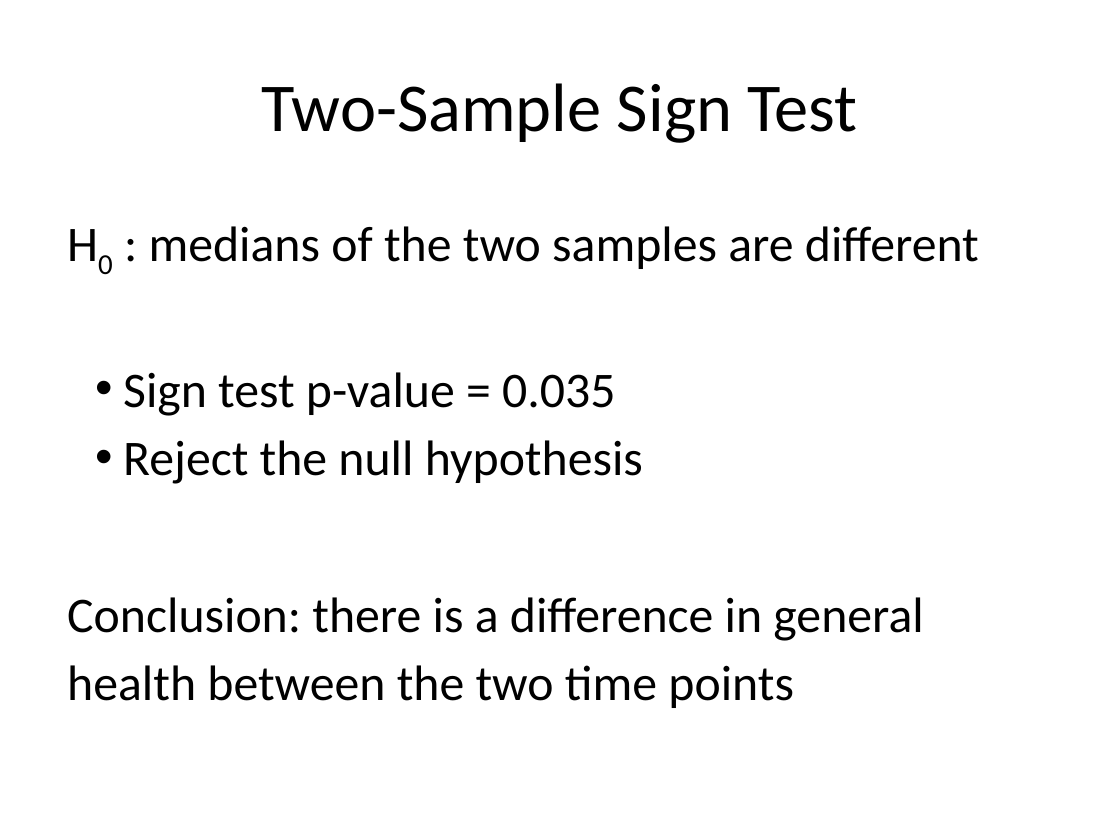
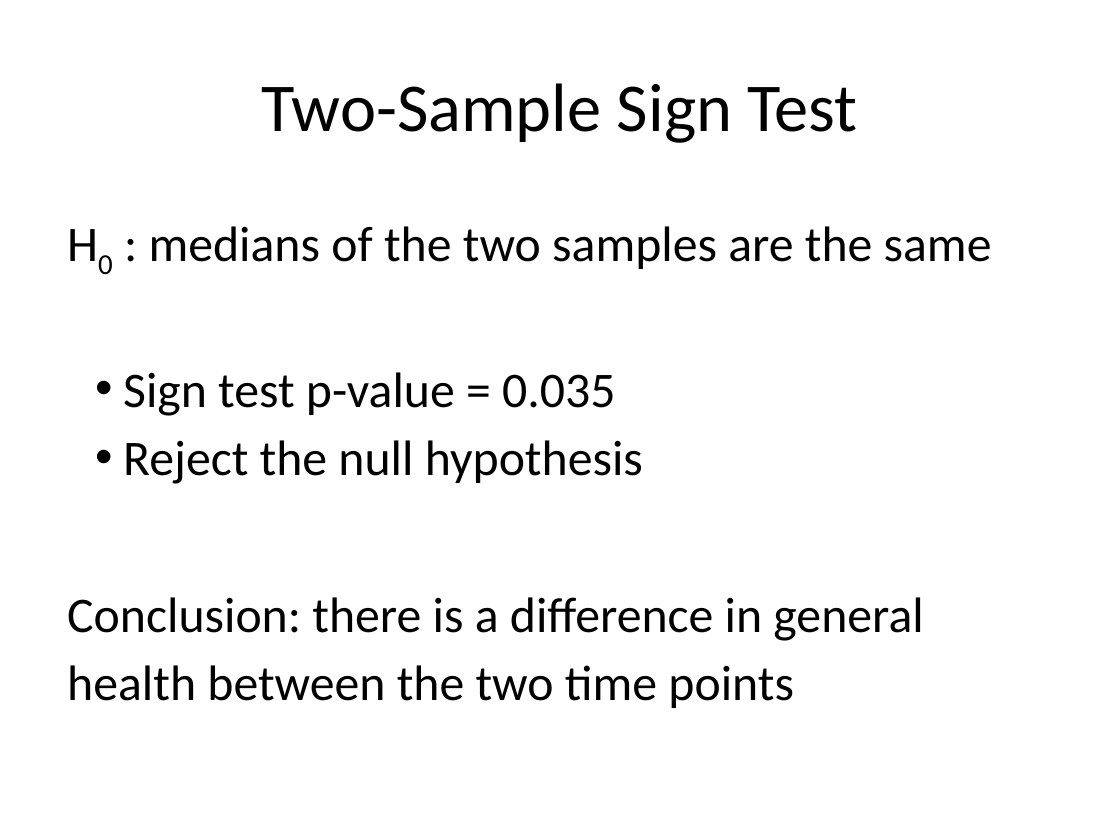
Before and after one commit to bioinformatics-core-shared-training/IntroductionToStats, a slide deck: slide 83 of StatsIntroShiny_Oct2016.pptx. Drawn at 1120x840 pixels with LibreOffice and Linux fonts; fonts in the diff are those of the drawing. Boxes give left, top, right and bottom in pixels: in the first picture for what was removed or moved away, otherwise in the second. Text is boxed around its words. In the diff, an @@ line names an element or a change of style, - is before the commit and + after.

```diff
--- a/StatsIntroShiny_Oct2016.pptx
+++ b/StatsIntroShiny_Oct2016.pptx
@@ text at bbox=[149, 226, 992, 269]: text changed @@
-H0 : medians of the two samples are different
+H0 : medians of the two samples are the same
```
Also in this commit, not shown: 6 other slides changed.
